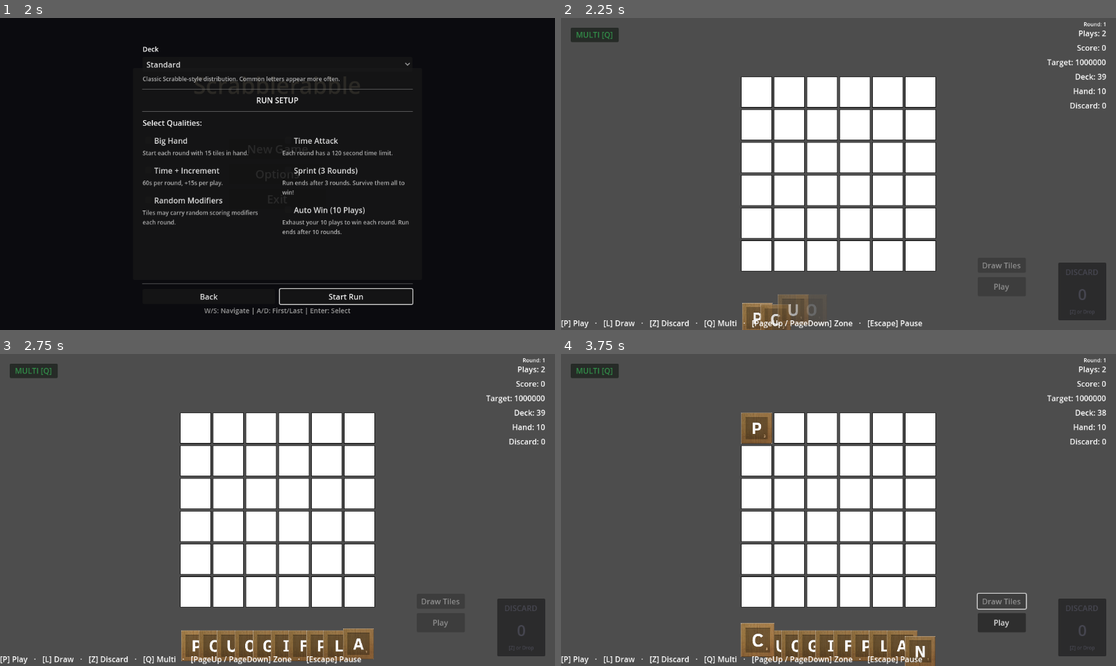
Above: before the commit, frames 1-4 (two rows, left to right).
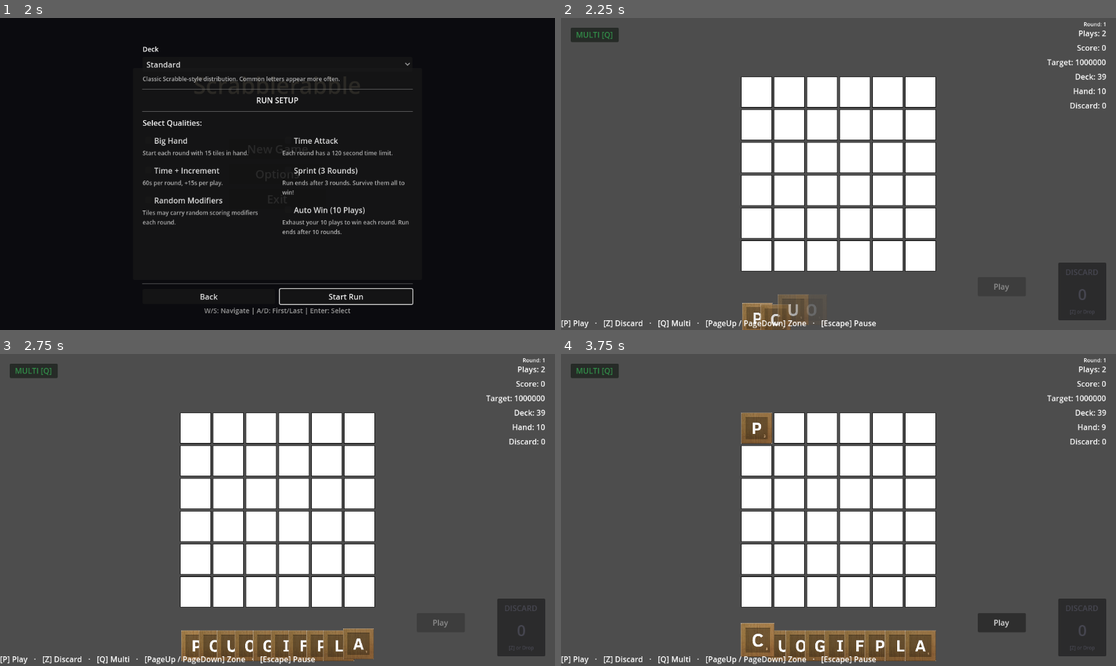
Above: after the commit, the same moments.

Repository: rcmilan/godot-scrabblerabble
Game: Godot game, scene res://scenes/title_screen/title_screen.tscn
Same seed, same stepped clock (60 frames per second), same inputs: the game is played once before the commit and once after it.
Inputs (mouse positions are in pixels of both pictures, inside the frame that each line leads up to):
- Up to frame 1 (2 s): click "New Game" at 0.5 s; click "New Game" at 1.25 s
- Up to frame 2 (2.25 s): click "Start Run" at 2 s
- Up to frame 3 (2.75 s): no input
- Up to frame 4 (3.75 s): tap Enter (ui_accept) at 2.75 s; drag from (755, 428) to (894, 441) at 2.77 s; click (999, 600) at 3.5 s, where only the run before the commit has a clickable "Draw Tiles"

Frame 1 is identical in both runs. In frame 2, 0.7% of the frame differs, in the area x 8-83%, y 78-100%; in frame 3, 0.7%; in frame 4, 2.1%, in the area x 8-99%, y 18-100%.

Commit message:
feat: replace Draw Tiles button with auto-refill after Play/Discard
Remove the manual Draw Tiles button entirely. Hand now auto-refills
to hand_size after each Play (with 0.5s delay) and Discard action.
hand_size acts as a refill target, not a hard limit.

Co-Authored-By: Claude Opus 4.6 <noreply@anthropic.com>

Diff:
--- a/scenes/ui/keyboard_hint_bar/keyboard_hint_bar.gd
+++ b/scenes/ui/keyboard_hint_bar/keyboard_hint_bar.gd
@@ -7,7 +7,6 @@
 
 var HINTS: Array[Dictionary] = [
 	{ action = KeyAction.PLAY_HAND,     label = "Play"    },
-	{ action = KeyAction.DRAW_TILES,    label = "Draw"    },
 	{ action = KeyAction.DISCARD_TILES, label = "Discard" },
 	{ action = KeyAction.TOGGLE_MULTI,  label = "Multi"   },
 	{ action = KeyAction.SWITCH_ZONE,   label = "Zone"    },
--- a/scenes/ui/main_hud/main_hud.gd
+++ b/scenes/ui/main_hud/main_hud.gd
@@ -5,7 +5,6 @@
 
 # === Signals ===
 signal play_requested
-signal draw_requested
 
 # === Node References ===
 @onready var round_label: Label = $RoundLabel
@@ -15,7 +14,6 @@
 @onready var deck_label: Label = $DeckLabel
 @onready var hand_label: Label = $HandLabel
 @onready var discard_label: Label = $DiscardLabel
-@onready var draw_button: Button = $DrawButton
 @onready var play_button: Button = $PlayButton
 @onready var timer_label: Label = $TimerLabel
 @onready var timer_increment_label: Label = $TimerIncrementLabel
@@ -48,7 +46,6 @@
 
 
 func _setup_buttons() -> void:
-	draw_button.pressed.connect(_on_draw_button_pressed)
 	play_button.pressed.connect(_on_play_button_pressed)
 	play_button.disabled = true
 
@@ -72,12 +69,10 @@
 
 func _on_hand_count_changed(count: int) -> void:
 	_update_hand(count)
-	_update_draw_button(count)
 
 
 func _on_bag_count_changed(count: int) -> void:
 	_update_deck(count)
-	_update_draw_button(HandManager.get_hand_size())
 
 
 func _on_discard_count_changed(count: int) -> void:
@@ -209,34 +204,8 @@
 
 # === Button Handlers ===
 
-func _on_draw_button_pressed() -> void:
-	draw_requested.emit()
-
-
 func _on_play_button_pressed() -> void:
 	play_requested.emit()
-
-
-# === Draw Button State ===
-
-var _draw_button_blocked: bool = false
-
-
-func set_draw_button_blocked(blocked: bool) -> void:
-	_draw_button_blocked = blocked
-	if blocked:
-		draw_button.disabled = true
-	else:
-		_update_draw_button(HandManager.get_hand_size())
-
-
-func _update_draw_button(hand_count: int) -> void:
-	if _draw_button_blocked:
-		draw_button.disabled = true
-		return
-	var hand_full: bool = hand_count >= HandManager.hand_size
-	var bag_empty: bool = TileBag.is_empty()
-	draw_button.disabled = hand_full or bag_empty
 
 
 # === Public API ===
--- a/scenes/ui/main_hud/main_hud.tscn
+++ b/scenes/ui/main_hud/main_hud.tscn
@@ -120,13 +120,6 @@
 text = "+15s"
 visible = false
 
-[node name="DrawButton" type="Button" parent="."]
-offset_left = 865.0
-offset_top = 498.0
-offset_right = 965.0
-offset_bottom = 528.0
-text = "Draw Tiles"
-
 [node name="PlayButton" type="Button" parent="."]
 offset_left = 865.0
 offset_top = 538.0
--- a/scripts/controllers/gameplay_controller.gd
+++ b/scripts/controllers/gameplay_controller.gd
@@ -107,10 +107,6 @@
 
 	if event.is_action_pressed(KeyAction.PLAY_HAND):
 		_on_play_requested()
-		get_viewport().set_input_as_handled()
-
-	if event.is_action_pressed(KeyAction.DRAW_TILES):
-		_on_draw_requested()
 		get_viewport().set_input_as_handled()
 
 
@@ -139,9 +135,6 @@
 	_play.setup(board, _selection)
 	_play.play_completed.connect(_on_play_completed_internal)
 	_play.play_completed.connect(func(tiles, words): play_completed.emit(tiles, words))
-	_play.draw_blocked_changed.connect(
-		func(blocked): main_hud.set_draw_button_blocked(blocked)
-	)
 	_play.play_button_changed.connect(
 		func(enabled, mode):
 			main_hud.set_play_button_enabled(enabled)
@@ -189,7 +182,6 @@
 		_tracker.track(discard_pile.peek_requested, _on_discard_pile_peek_requested)
 
 	if main_hud:
-		_tracker.track(main_hud.draw_requested, _on_draw_requested)
 		_tracker.track(main_hud.play_requested, _on_play_requested)
 
 	_tracker.track(_drag_mgr.drag_release_requested, _handle_drag_release)
@@ -802,18 +794,6 @@
 	return Vector2.ZERO
 
 
-# =============================================================================
-# DRAW HANDLER
-# =============================================================================
-
-func _on_draw_requested() -> void:
-	if not _is_active:
-		return
-
-	var drawn: int = HandManager.refill_hand()
-	print("[Gameplay] Draw requested: refilled %d tiles" % drawn)
-
-
 func _on_tile_supply_changed(_count: int) -> void:
 	_play.update_play_button_state()
 
--- a/scripts/controllers/play_handler.gd
+++ b/scripts/controllers/play_handler.gd
@@ -10,7 +10,6 @@
 # =============================================================================
 
 signal play_completed(tiles: Array[Tile], words: Array)
-signal draw_blocked_changed(blocked: bool)
 signal play_button_changed(enabled: bool, end_round_mode: bool)
 
 # =============================================================================
@@ -79,9 +78,6 @@
 	for tile in all_tiles:
 		if tile.locked_border:
 			tile.locked_border.visible = false
-
-	# Block draw button during play animations
-	draw_blocked_changed.emit(true)
 
 	var animation_count: int = 0
 	if not stomp_tiles.is_empty():
@@ -95,14 +91,16 @@
 	for i in animation_count:
 		await TileAnimator.animation_completed
 
-	draw_blocked_changed.emit(false)
-
 	# Consume CONSUMABLE modifiers on newly played tiles after animation
 	for tile in unplayed_tiles:
 		tile.consume_modifiers()
 
 	EventBus.tiles_played.emit(unplayed_tiles, words)
 	play_completed.emit(unplayed_tiles, words)
+
+	# Auto-refill hand after a brief delay so player sees the result
+	await board.get_tree().create_timer(0.5).timeout
+	HandManager.refill_hand()
 
 	update_play_button_state()
 	print("[Gameplay] Play accepted: %d tiles locked, %d words found" % [
Not shown, added: docs/plans/2026-03-06-auto-refill-draw-design.md
